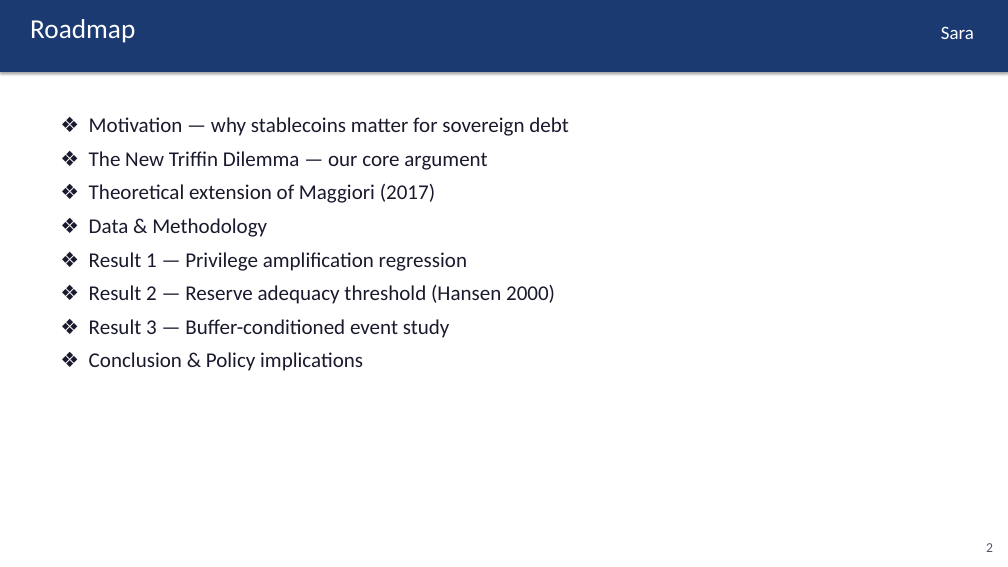
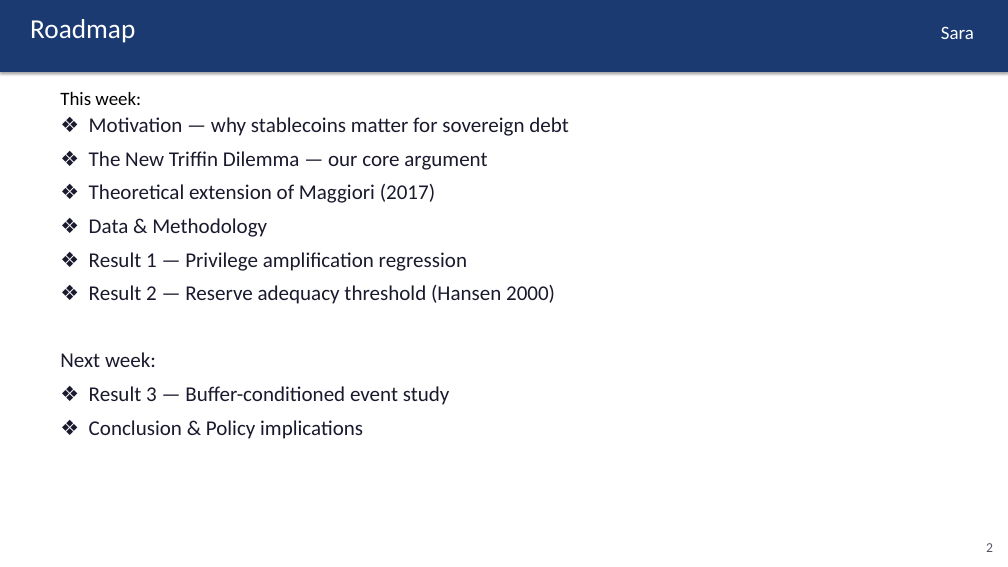
Before and after one commit to kimmireu0921/Stablecoins-and-the-Exorbitant-Privilege, a slide deck: slide 2 of FINAL_0512_Stablecoin_Exorbitant_Privilege.pptx. Drawn at 1008x567 pixels with LibreOffice and Linux fonts; fonts in the diff are those of the drawing. Boxes give left, top, right and bottom in pixels: in the first picture for what was removed or moved away, otherwise in the second. Text is boxed around its words. In the diff, an @@ line names an element or a change of style, - is before the commit and + after.

```diff
--- a/FINAL_0512_Stablecoin_Exorbitant_Privilege.pptx
+++ b/FINAL_0512_Stablecoin_Exorbitant_Privilege.pptx
@@ text at <box>60,92,141,105</box>: paragraph added @@
+This week:
@@ text at <box>60,352,156,367</box>: paragraph added @@
+Next week:
```
